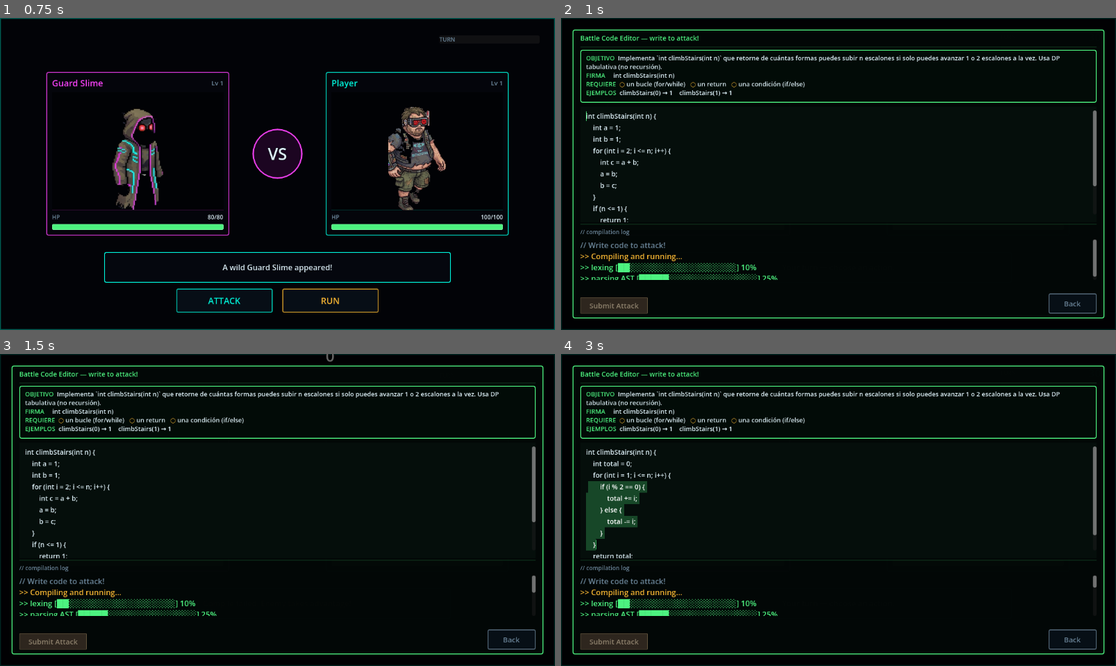
Above: before the commit, frames 1-4 (two rows, left to right).
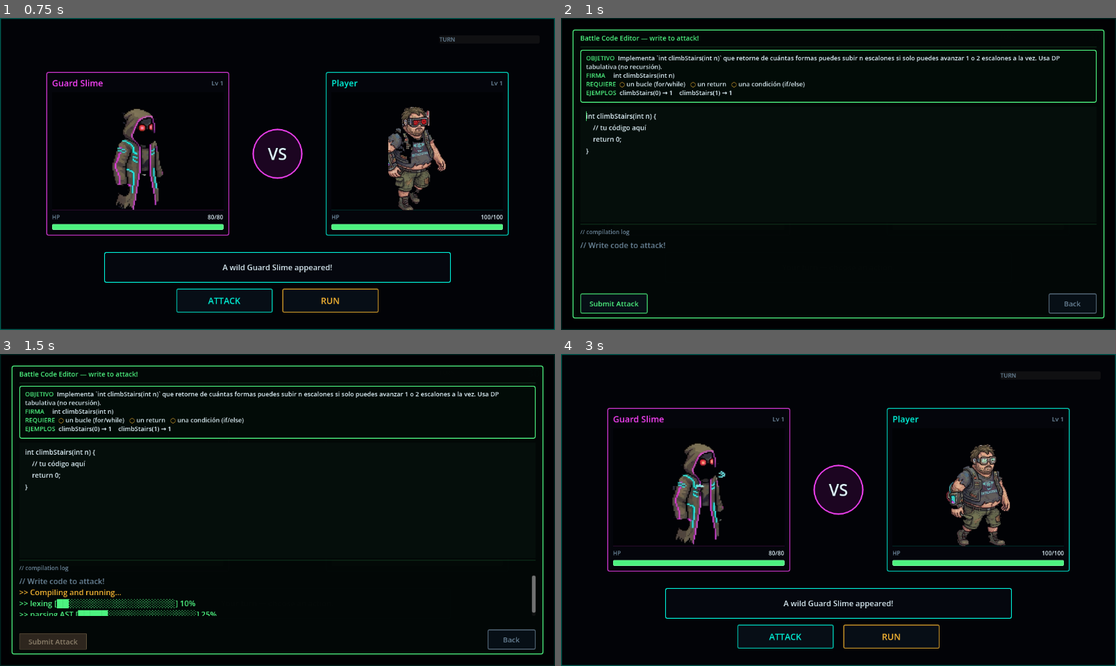
Above: after the commit, the same moments.

Repository: Javilonte/algoritmos-maestros
Game: Godot game, scene res://scenes/qa/battle_sandbox_guard.tscn
The game is run twice, just before and just after one commit, with the same random seed, the same clock (stepped at 60 frames per second) and the same inputs. This scene is started directly instead of the project's main scene.
Inputs (mouse positions are in pixels of both pictures, inside the frame that each line leads up to):
- Up to frame 1 (0.75 s): tap Enter (ui_accept) at 0.5 s; move the mouse to (399, 158) at 0.52 s; hold D (move_right) from 0.53 s (still down); hold E (interact) from 0.53 s (still down); click (399, 158) at 0.67 s
- Up to frame 2 (1 s): keep holding D (move_right); keep holding E (interact); tap Space (jump) at 0.77 s
- Up to frame 3 (1.5 s): release D (move_right) at 1.25 s; release E (interact) at 1.25 s; click "Submit Attack" at 1.25 s
- Up to frame 4 (3 s): click "Back" at 2 s; drag from (727, 525) to (810, 572) at 2.77 s

Frame 1 is identical in both runs. In frame 2, 2.3% of the frame differs, in the area x 3-97%, y 29-95%; in frame 3, 0.7%; in frame 4, 17%, in the area x 0-100%, y 0-100%.

Commit message:
test(battle): cover the live checklist through the async gate
The checklist reads the AST, and the AST now comes from clang in its own
process: the refresh is a coroutine. If that path breaks, the player
stops seeing what is missing and only finds out when submitting.

Diff:
--- a/scripts/_qa/battle_sandbox_guard.gd
+++ b/scripts/_qa/battle_sandbox_guard.gd
@@ -109,6 +109,24 @@
 	_check(String(terminal.get("_challenge_id")) == "simple_dp",
 		"the editor opened with the enemy's challenge (%s)" % String(terminal.get("_challenge_id")))
 
+	# --- 0. el checklist en vivo ---------------------------------------------
+	# El checklist lee el AST, y el AST viene de clang en un proceso aparte:
+	# el refresh es una corrutina. Si ese camino se rompe, el jugador deja
+	# de ver que le falta y solo se entera al submitir.
+	var contract: RichTextLabel = terminal.get_node_or_null("Panel/Contract/ContractText")
+	_check(contract != null, "the battle shows the contract")
+	if contract != null:
+		# el debounce son 0.25 s y clang tarda ~100 ms: hay que esperar.
+		await get_tree().create_timer(1.2).timeout
+		var text: String = contract.text
+		_check(text.contains("REQUIERE"),
+			"the contract lists what the challenge requires")
+		_check(text.contains("bucle"),
+			"the checklist names the missing structure in the player's language")
+		# con el starter code (que no tiene bucle) el tick del bucle va vacio
+		_check(not text.contains("✓ un bucle"),
+			"the starter code does not tick the loop it does not have")
+
 	# --- 1. la solucion correcta le hace dano al enemigo ---------------------
 	var hp_before: int = GameManager.get_hp("enemy")
 	editor.text = CORRECT
